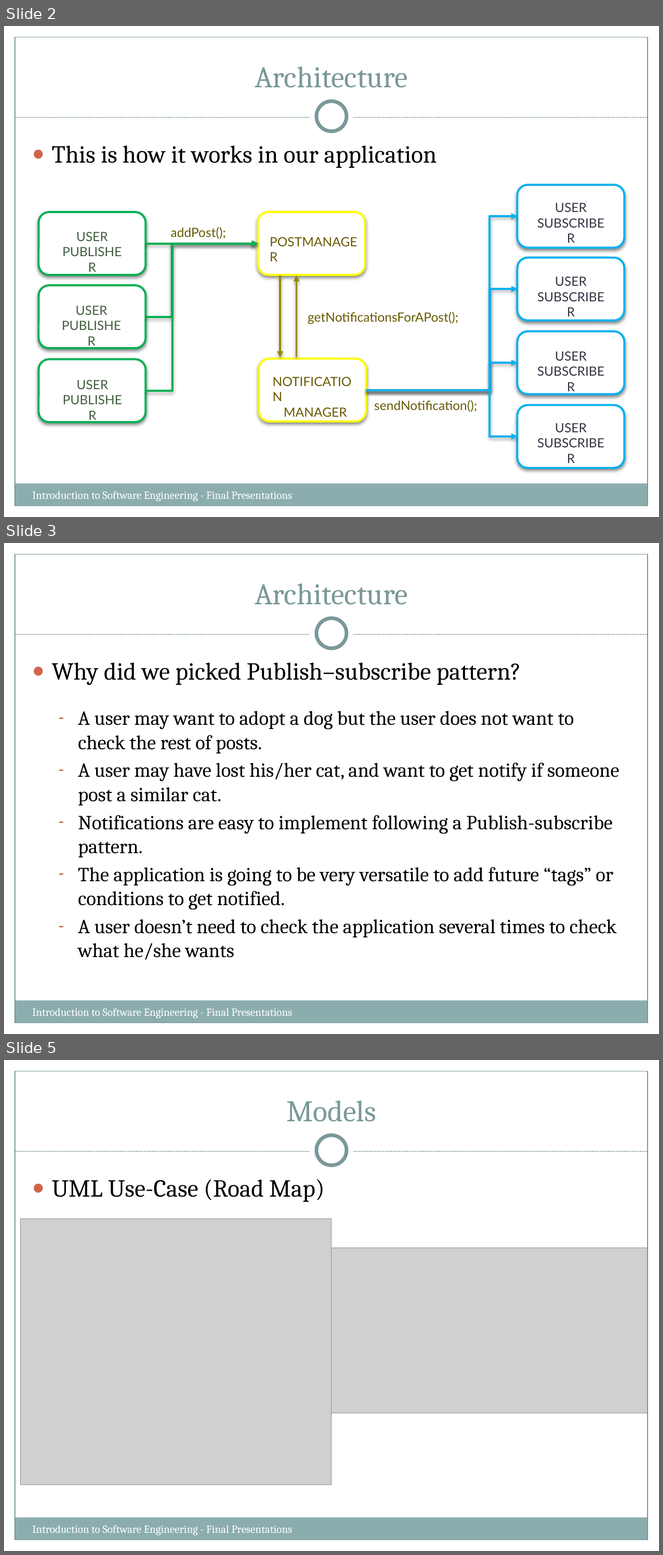
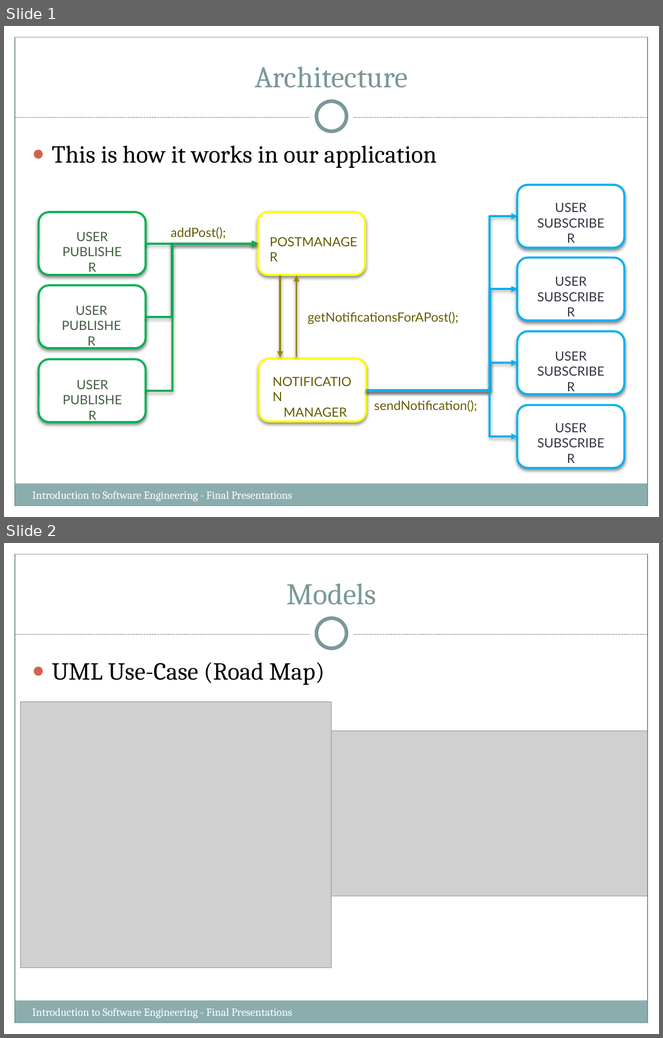
Before and after one commit to Sang712UMA/PetsApp, a slide deck: Presentation/AdrianSlides_WORKINPROGRESS.pptx. Shown one above the other, each under a label of ours: slides 2, 3 and 5 before the commit, slides 1 and 2 after it; the slides between them are not shown. The pictures are 663x1555 and 663x1038 pixels, drawn with LibreOffice and Linux fonts; fonts in the diff are those of the drawing; grey boxes stand for pictures. Boxes give left, top, right and bottom in pixels: in the first picture for what was removed or moved away, otherwise in the second. Text is boxed around its words. In the diff, an @@ line names an element or a change of style, - is before the commit and + after.

Commit message:
UI Design added
UI Design added
Work left to do: Add final Implementation model, waiting for the team to finish the coding part

```diff
--- a/Presentation/AdrianSlides_WORKINPROGRESS.pptx
+++ b/Presentation/AdrianSlides_WORKINPROGRESS.pptx
@@ slide 3 removed at <box>4,543,659,1034</box>, background #FFFFFF; not listed: 8 template elements that a slide beside it also shows @@
@@ title removed at <box>255,584,408,605</box> @@
-Architecture
@@ text removed at <box>52,663,521,685</box> @@
-● Why did we picked Publish–subscribe pattern?
@@ text removed at <box>78,711,620,960</box> @@
-– A user may want to adopt a dog but the user does not want to check the rest of posts.
-– A user may have lost his/her cat, and want to get notify if someone post a similar cat.
-– Notifications are easy to implement following a Publish-subscribe pattern.
-– The application is going to be very versatile to add future “tags” or conditions to get notified.
-– A user doesn’t need to check the application several times to check what he/she wants
@@ text removed at <box>32,1008,293,1019</box> @@
-Introduction to Software Engineering - Final Presentations
@@ what was slide 2 is now slide 1 @@
@@ what was slide 5 is now slide 2 @@
```
Also in this commit, not shown: 1 slide changed, 5 other slides removed, 12 other files.
